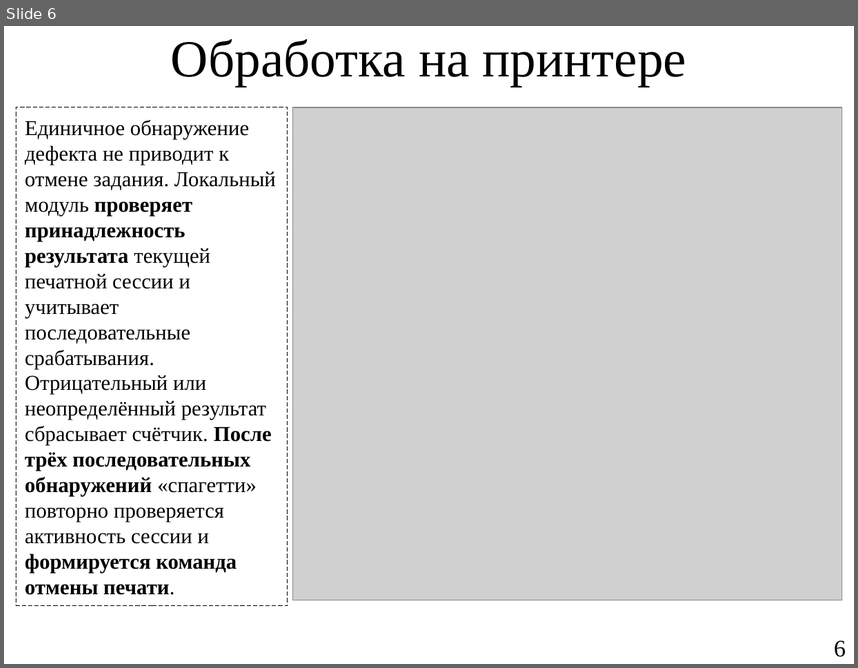
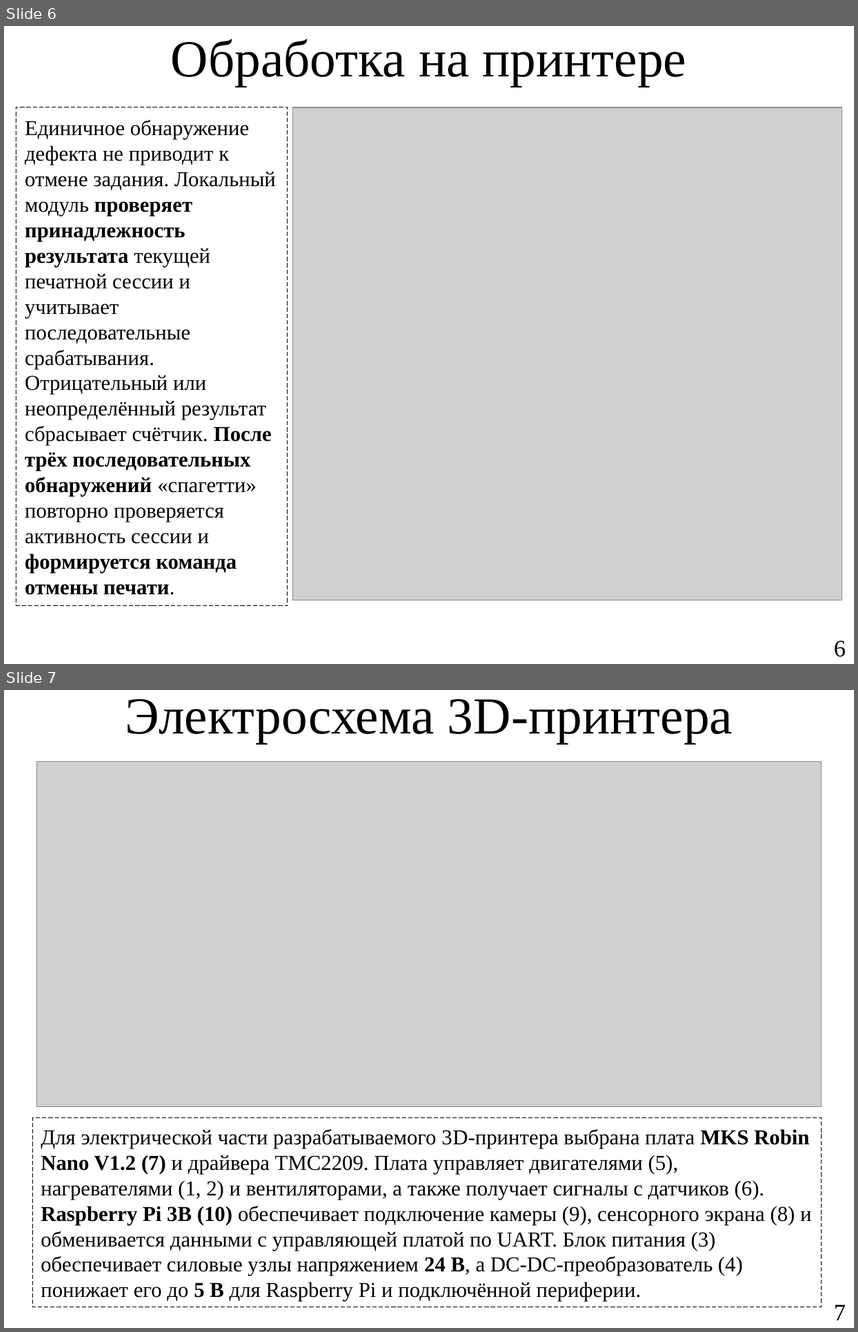
Before and after one commit to Yawllen/Nir2, a slide deck: presentation/NIR2_slide01_v2.pptx. Shown one above the other, each under a label of ours: slide 6 before the commit, slides 6 and 7 after it. The pictures are 858x668 and 858x1332 pixels, drawn with LibreOffice and Linux fonts; fonts in the diff are those of the drawing; grey boxes stand for pictures. Boxes give left, top, right and bottom in pixels: in the first picture for what was removed or moved away, otherwise in the second. Text is boxed around its words. In the diff, an @@ line names an element or a change of style, - is before the commit and + after.

```diff
--- a/presentation/NIR2_slide01_v2.pptx
+++ b/presentation/NIR2_slide01_v2.pptx
@@ slide 7 added at (4, 690, 854, 1328), background #FFFFFF @@
@@ title added at (125, 699, 733, 744), 44 pt, text #000000 @@
+Электросхема 3D-принтера
@@ picture added at (36, 761, 821, 1107) @@
@@ rectangle added at (32, 1118, 821, 1306), outline #000000 0.75 pt dashed, 18 pt, text #000000 @@
+Для электрической части разрабатываемого 3D-принтера выбрана плата MKS Robin Nano V1.2 (7) и драйвера TMC2209. Плата управляет двигателями (5), нагревателями (1, 2) и вентиляторами, а также получает сигналы с датчиков (6). Raspberry Pi 3B (10) обеспечивает подключение камеры (9), сенсорного экрана (8) и обменивается данными с управляющей платой по UART. Блок питания (3) обеспечивает силовые узлы напряжением 24 В, а DC-DC-преобразователь (4) понижает его до 5 В для Raspberry Pi и подключённой периферии.
@@ page number added at (834, 1304, 846, 1320), 20 pt, text #000000 @@
+7
```
Also in this commit, not shown: 1 slide changed, 8 other files.
